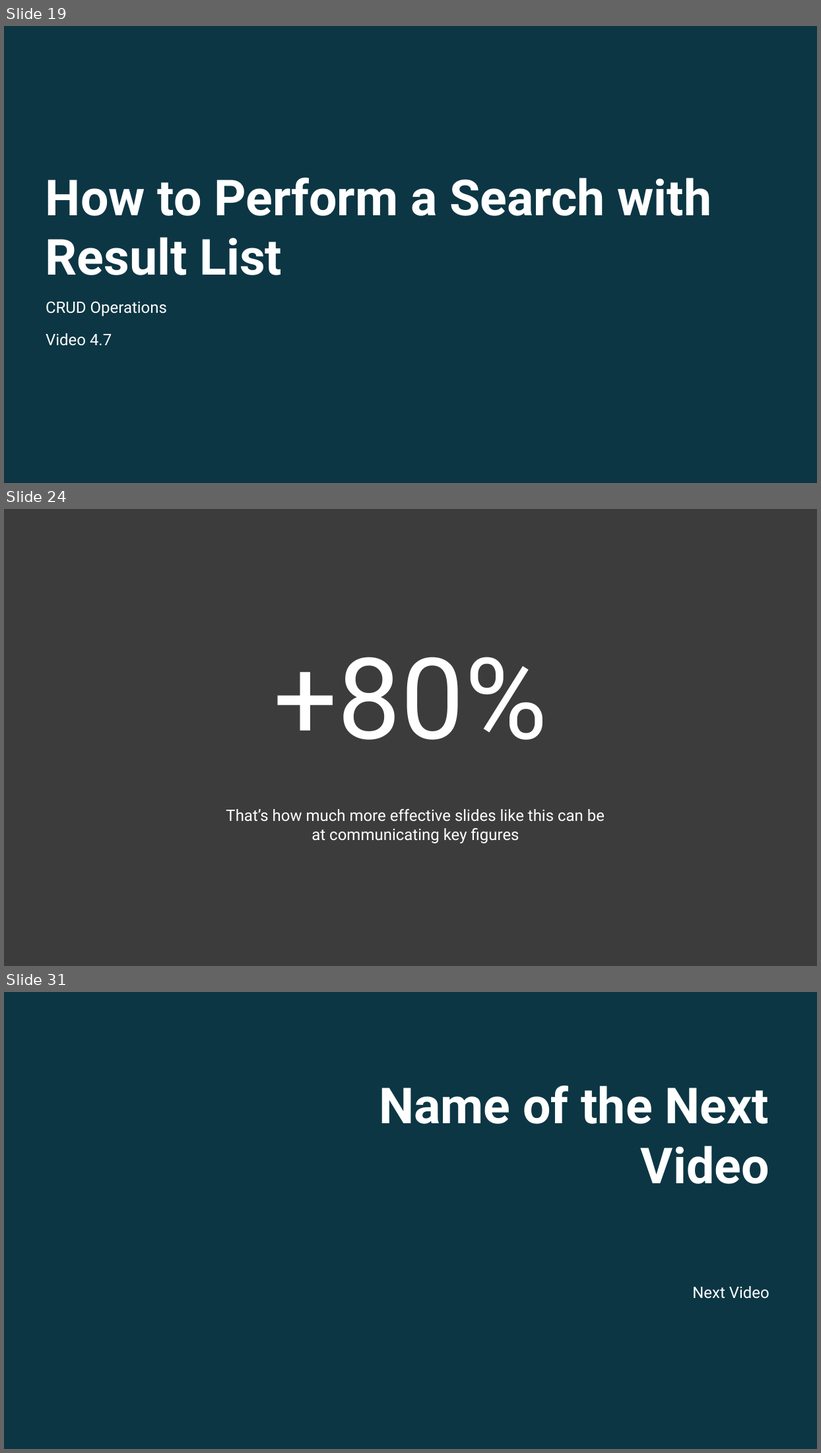
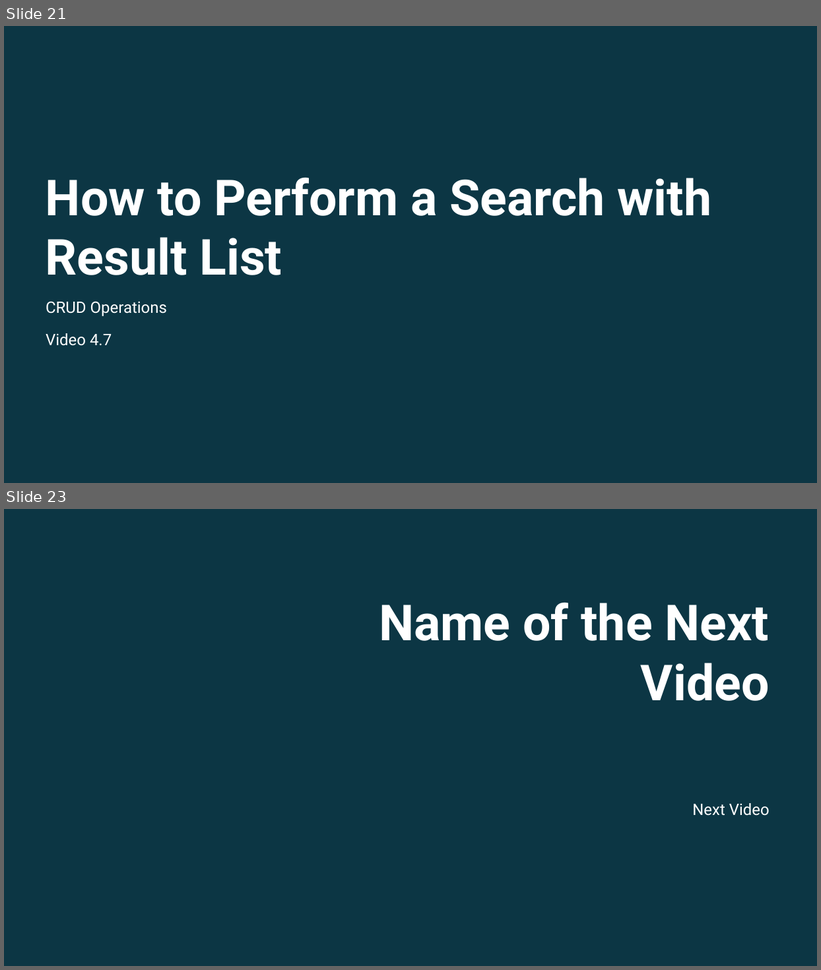
Before and after one commit to twalkerb/Entity-foundation-.NET-6, a slide deck: Sections/Section 4/Entity Fundamentals Using .NET 6_Section 4.pptx. Shown one above the other, each under a label of ours: slides 19, 24 and 31 before the commit, slides 21 and 23 after it; the slides between them are not shown. The pictures are 821x1453 and 821x970 pixels, drawn with LibreOffice and Linux fonts; fonts in the diff are those of the drawing; background and template pictures are left out; a plain dark background stands for a picture behind light text. Boxes give left, top, right and bottom in pixels: in the first picture for what was removed or moved away, otherwise in the second. Text is boxed around its words. In the diff, an @@ line names an element or a change of style, - is before the commit and + after.

```diff
--- a/Sections/Section 4/Entity Fundamentals Using .NET 6_Section 4.pptx
+++ b/Sections/Section 4/Entity Fundamentals Using .NET 6_Section 4.pptx
@@ slide 24 removed at (4,509,817,966), background #3C3C3C @@
@@ title removed at (274,657,548,740) @@
-+80%
@@ text removed at (226,809,605,844) @@
-That’s how much more effective slides like this can be
-at communicating key figures
@@ what was slide 19 is now slide 21 @@
@@ what was slide 31 is now slide 23 @@
```
Also in this commit, not shown: 1 slide changed, 3 slides added, 10 other slides removed, 17 other files.
